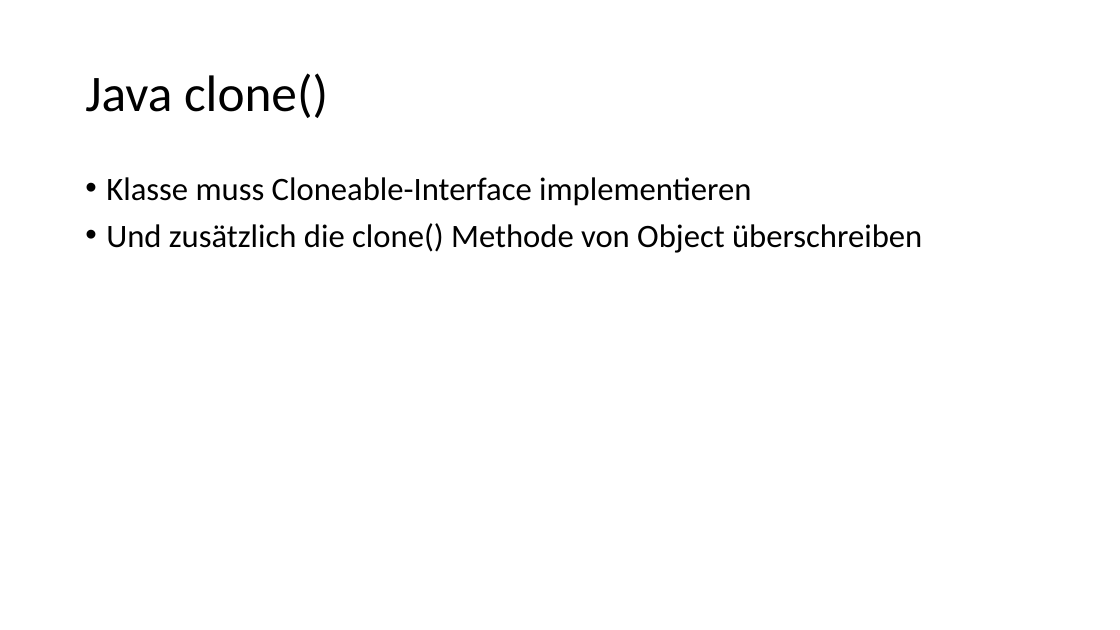
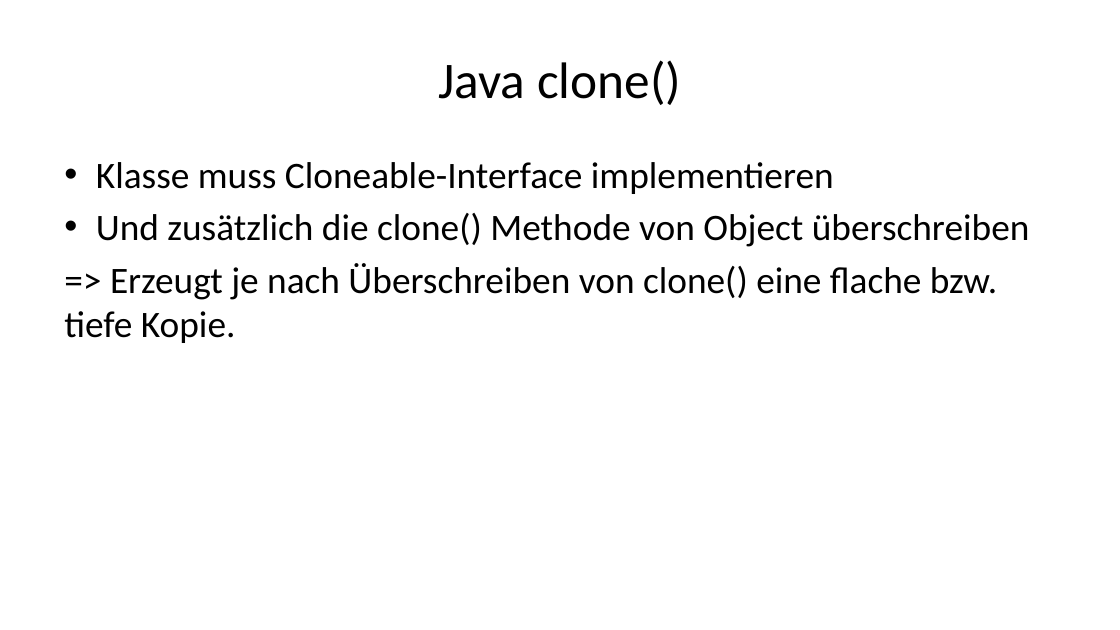
Before and after one commit to doubleSlashde/brownbagLunchCloneObjectsInJava, a slide deck: slide 4 of Klonen von Objekten in Java.pptx (slide 5 before the commit). Drawn at 1120x630 pixels with LibreOffice and Linux fonts; fonts in the diff are those of the drawing. Boxes give left, top, right and bottom in pixels: in the first picture for what was removed or moved away, otherwise in the second. Text is boxed around its words. In the diff, an @@ line names an element or a change of style, - is before the commit and + after.

```diff
--- a/Klonen von Objekten in Java.pptx
+++ b/Klonen von Objekten in Java.pptx
@@ title "Java clone()": place and size @@
-title "Java clone()" at <box>85,73,328,118</box>
+title "Java clone()" at <box>438,60,681,105</box>
@@ title "Java clone()" at <box>438,60,681,105</box>: alignment left to centre; line spacing 0.9 to 1 @@
@@ text "Klasse muss Cloneable-Interface implementieren": place and size @@
-text "Klasse muss Cloneable-Interface implementieren" at <box>106,177,922,253</box>
+text "Klasse muss Cloneable-Interface implementieren" at <box>64,162,1030,343</box>
@@ text at <box>96,162,1030,247</box>: size 28 to 32 pt in "Klasse muss Cloneable-Interface implementieren", "Und zusätzlich die clone() Methode von Object ..."; indent changed; line spacing 0.9 to 1; less space between paragraphs @@
@@ text at <box>64,263,997,343</box>: paragraph added @@
+=> Erzeugt je nach Überschreiben von clone() eine flache bzw. tiefe Kopie.
```
Also in this commit, not shown: 6 other slides changed, 4 slides added, 3 slides removed, 2 other files.
